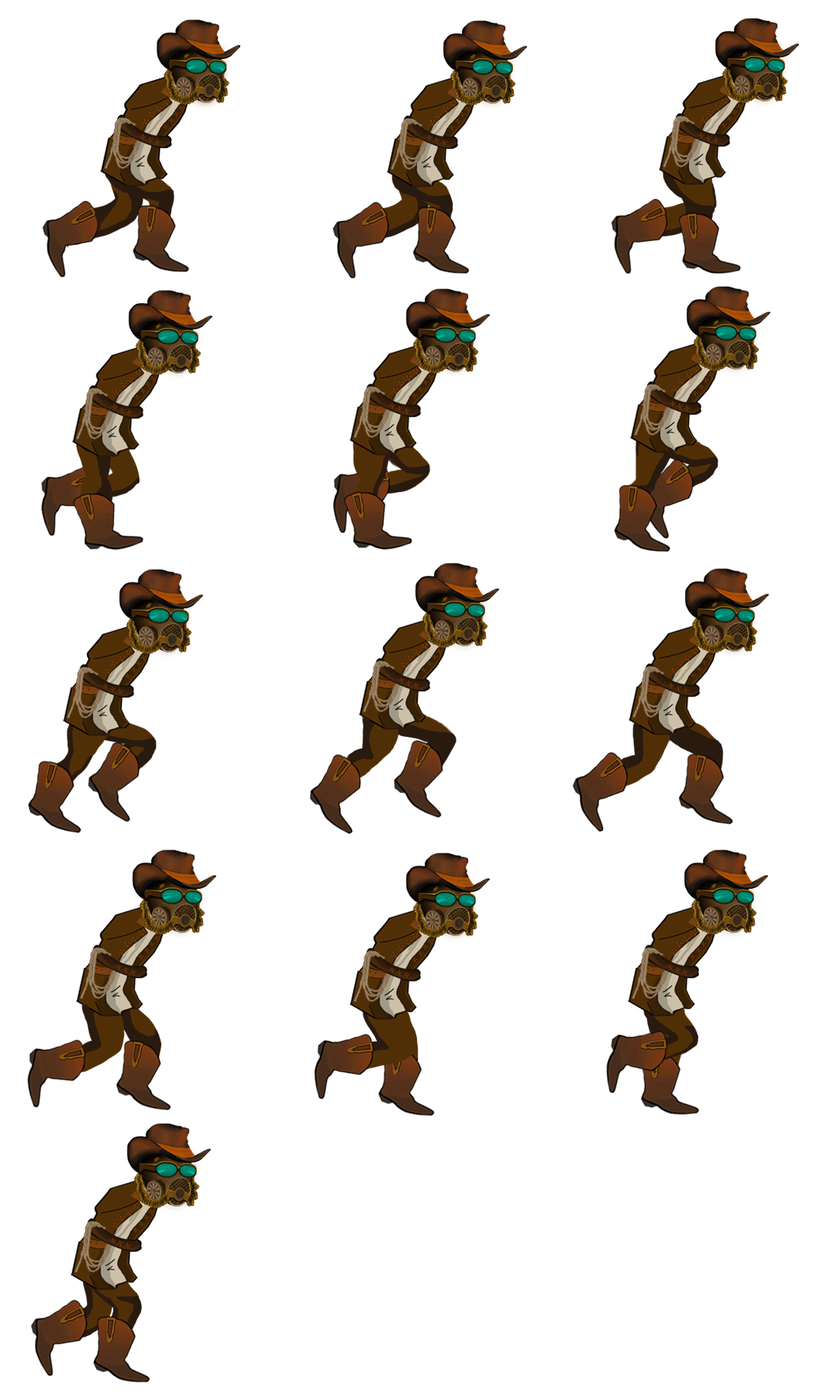
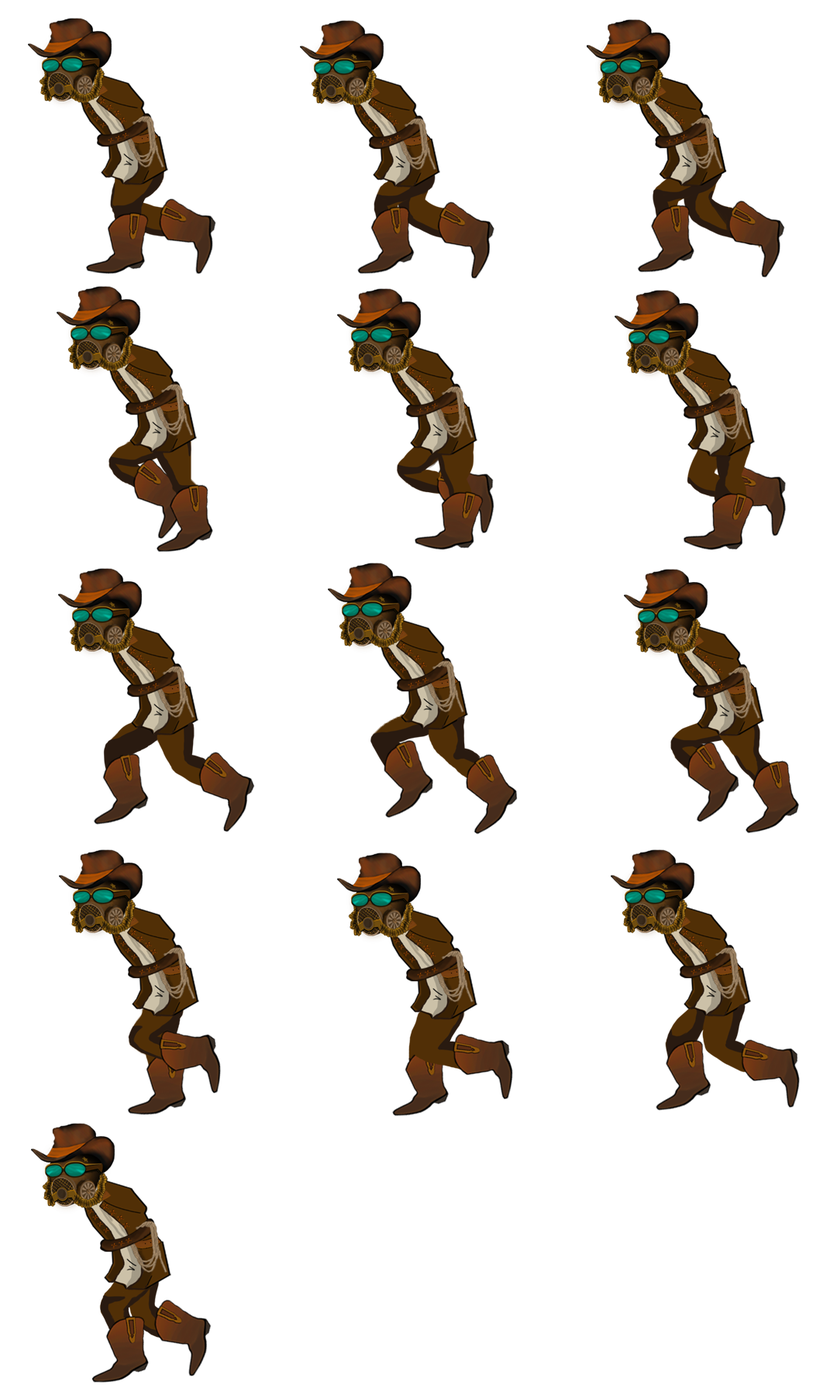
Revision of a layered (837, 1395) image; what changed, layer by layer:
painted on "13" over [30, 1123, 212, 1383]
painted on "12" over [58, 849, 769, 1116]
painted on "11" over [313, 852, 514, 1117]
painted on "10" over [27, 849, 800, 1111]
painted on "9" over [58, 568, 769, 833]
painted on "8" over [309, 562, 518, 835]
painted on "7" over [27, 568, 800, 834]
painted on "6" over [56, 285, 771, 553]
painted on "5" over [332, 288, 495, 551]
painted on "4" over [41, 289, 786, 551]
painted on "3" over [27, 17, 800, 275]
painted on "2" over [299, 20, 528, 280]
painted on "1" over [41, 19, 786, 279]
